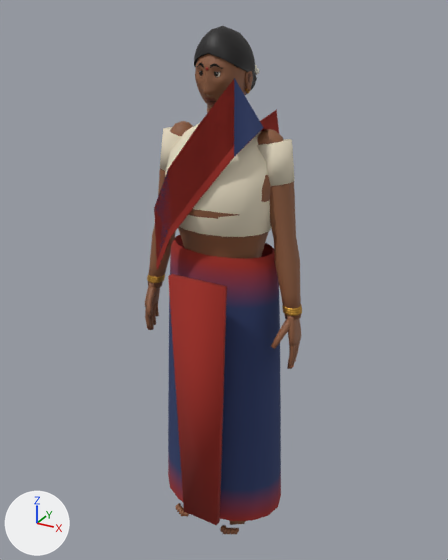
One commit to the Blender file blender/source/CHR_NPC_Meena.blend: the scene before it, then after it.
Both versions are drawn from a 50 mm camera at (0.866, -1.575, 1.677) aimed at (-0.008, 0.014, 0.883). The lights are fixed; the arrows at lower left show +X, +Y and +Z. The older version comes first.

In view in the first picture: 'CHR_NPC_Meena_Mesh'.
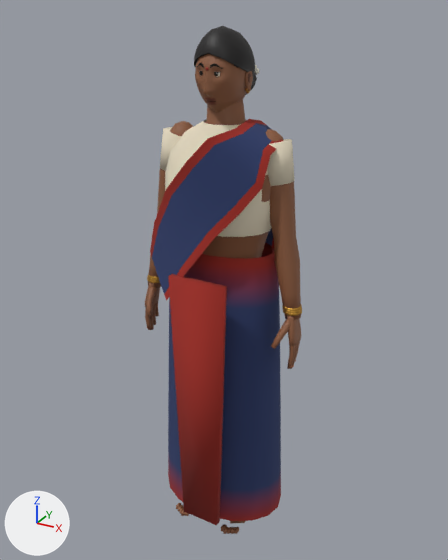
Pixel boxes (x1, y1, x2, y2) of what changed, in the pictures (448 x 560 px; the box of a moved part takes in the faces that stretch with it):
part 1 of me_chr_npc_meena_mesh, added
    after: (256, 139, 282, 188)
part 2 of me_chr_npc_meena_mesh, added
    after: (208, 119, 256, 145)
part 3 of me_chr_npc_meena_mesh, added
    after: (150, 119, 266, 257)
part 4 of me_chr_npc_meena_mesh, moved or reshaped
    before: (154, 69, 279, 270)
    after: (152, 70, 283, 301)

What the commit changed:
me_chr_npc_meena_mesh is used by ob_chr_npc_meena_mesh; location (0.0, 0.0, 0.0).
me_chr_npc_meena_mesh had 4967 vertices, 5209 faces and spanned x -0.28..0.28, y -0.2..0.15, z -0.01..1.63.
me_chr_npc_meena_mesh now has 5057 vertices, 5251 faces and spans x -0.28..0.28, y -0.2..0.17, z -0.01..1.63.
me_chr_npc_meena_mesh part 1: a new loose piece of 24 vertices spanning x -0.1..0.19, y -0.2..0.12, z 0.8..1.35, in mat_mat_cloth_a.
me_chr_npc_meena_mesh part 2: a new loose piece of 24 vertices spanning x -0.22..0.1, y -0.17..0.17, z 0.83..1.39, in mat_mat_cloth_a.
me_chr_npc_meena_mesh part 3: a new loose piece of 24 vertices spanning x -0.22..0.1, y -0.17..0.17, z 0.83..1.39, in mat_mat_cloth_a.
me_chr_npc_meena_mesh part 4: 60 vertices moved from x -0.15..0.14, y -0.17..0.15, z 0.8..1.53 to x -0.21..0.16, y -0.19..0.16, z 0.8..1.53; 47 vertices removed from x -0.15..0.1, y -0.17..0.14, z 0.8..1.53; 65 vertices added at x -0.21..0.19, y -0.2..0.12, z 0.8..1.52.
Other edits to the shape of me_chr_npc_meena_mesh do not show in these pictures.
